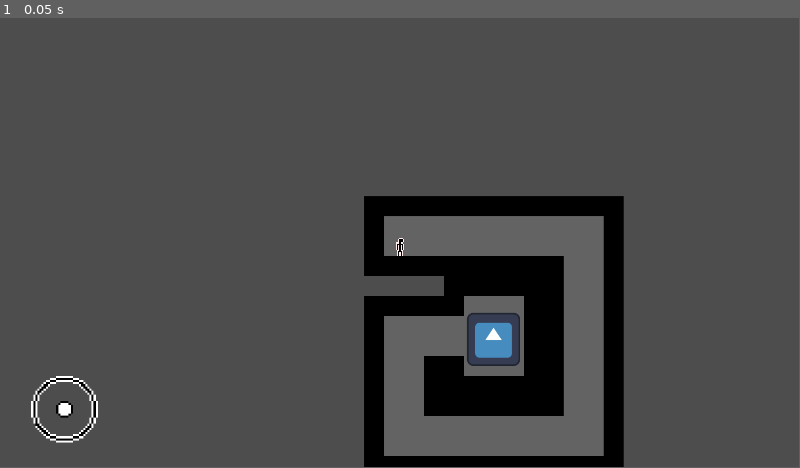
Above: before the commit, frame 1.
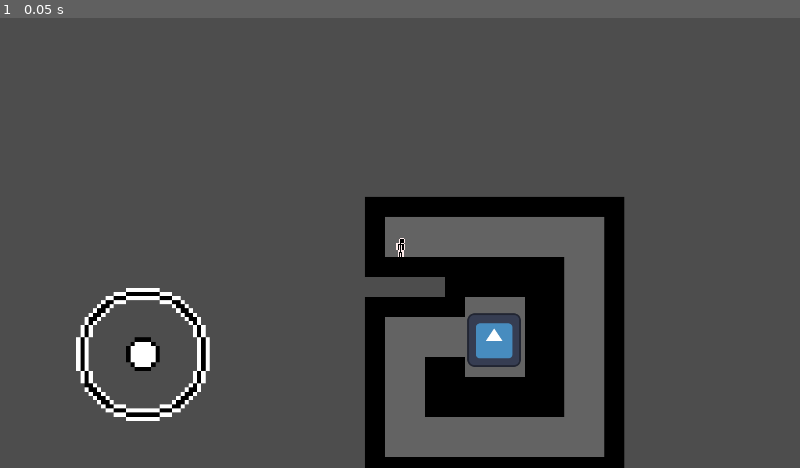
Above: after the commit, the same moment.

Repository: GirindraGunung/Proyek-bareng-temen
Game: Godot game, scene res://Scenes/world.tscn
Same seed, same stepped clock (60 frames per second), same inputs: the game is played once before the commit and once after it. The engine's default icon, where the game draws it, is replaced by a stand-in: a white triangle on a blue panel in a dark square.
Inputs:
- Up to frame 1 (0.05 s): no input
In our replay, the window is 799x449 before the commit and 800x450 after it. These sizes can differ from the game's own. Grey fills any space a smaller window leaves; there, only what the larger window draws over its background counts as a difference.

The runs differ from the first frame. In frame 1, 2.8% of the frame differs, in the area x 3-78%, y 39-100%.

Commit message:
joystick sens, size

Diff:
--- a/Scenes/player.tscn
+++ b/Scenes/player.tscn
@@ -83,4 +83,5 @@
 grow_vertical = 0
 
 [node name="joystick" parent="CanvasLayer/bottom_Left" instance=ExtResource("4_176gn")]
-position = Vector2(155, -139)
+position = Vector2(343, -273)
+scale = Vector2(2, 2)
--- a/Scripts/Joystick1.gd
+++ b/Scripts/Joystick1.gd
@@ -27,7 +27,7 @@
 
 func direction():
 	#X_DIRECTION
-	if position.y < 70 and position.y > -70:
+	if position.y < 75 and position.y > -75:
 		if (global_position.x - joystick.global_position.x) >= deadZone:
 			joystick.direction.x = 1
 		elif (global_position.x - joystick.global_position.x) <= -deadZone:
@@ -36,7 +36,7 @@
 		joystick.direction.x = 0
 
 	#Y_DIRECTION
-	if position.x < 70 and position.x > -70:
+	if position.x < 75 and position.x > -75:
 		if (global_position.y - joystick.global_position.y) >= deadZone:
 			joystick.direction.y = 1
 		elif (global_position.y - joystick.global_position.y) <= -deadZone:
--- a/project.godot
+++ b/project.godot
@@ -19,6 +19,8 @@
 
 window/size/viewport_width=1920
 window/size/viewport_height=1080
+window/stretch/mode="viewport"
+window/stretch/aspect="expand"
 
 [input]
 
@@ -51,3 +53,4 @@
 [rendering]
 
 renderer/rendering_method="mobile"
+textures/vram_compression/import_etc2_astc=true
Not shown, added: export_presets.cfg
